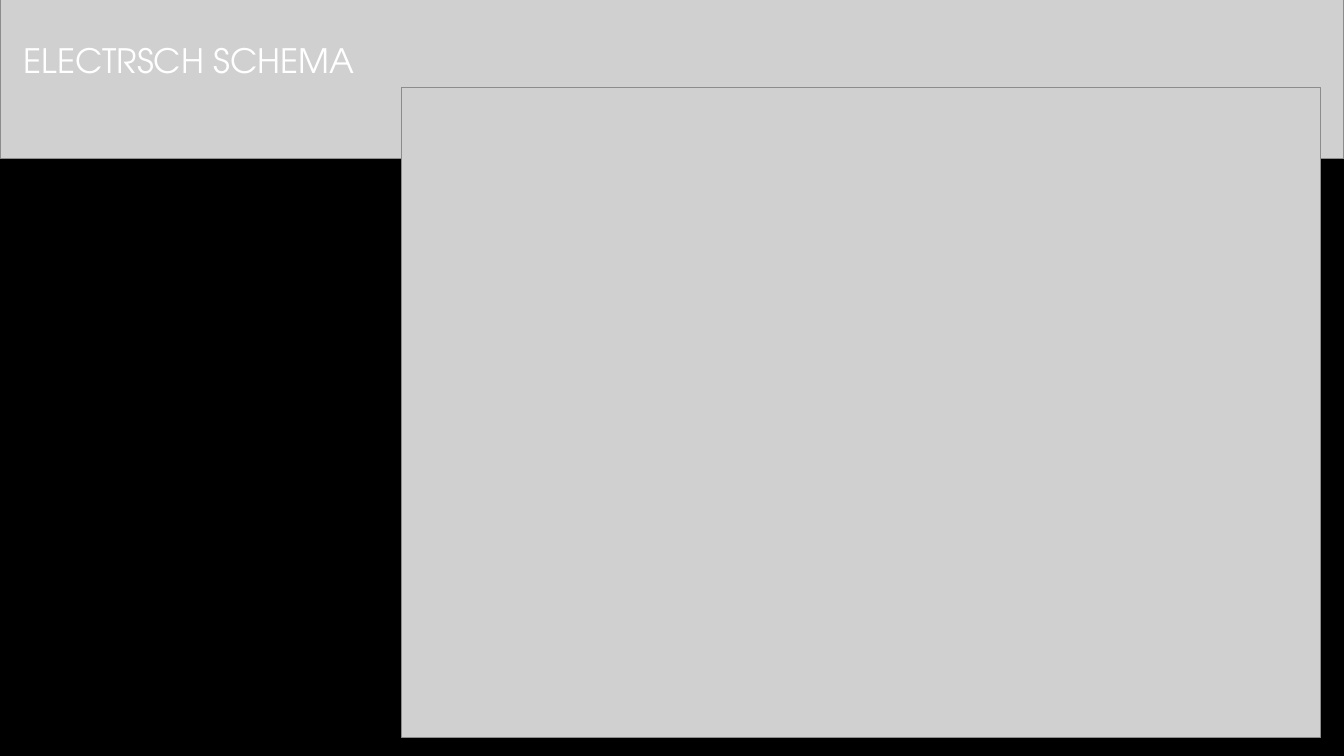
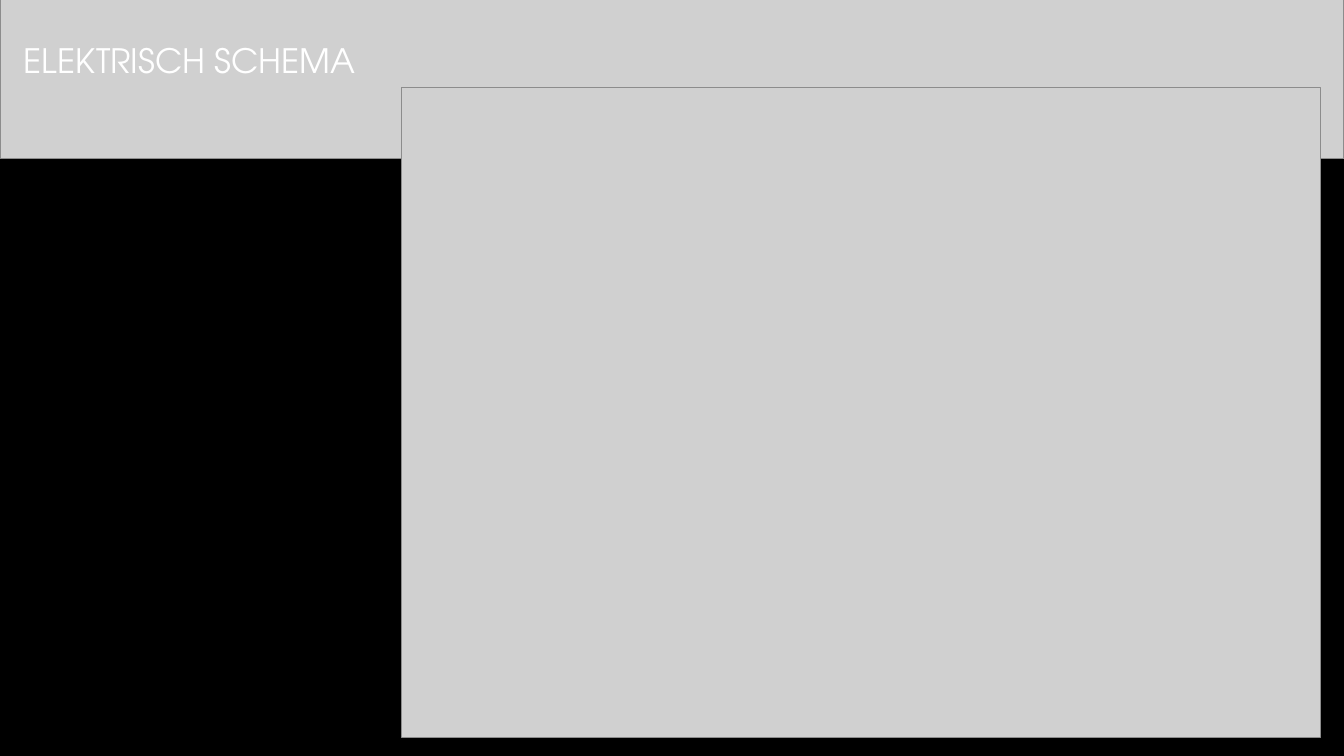
Before and after one commit to TomHeij/Project5-6, a slide deck: slide 7 of Opleverset_Project_5-6/Manage_&_Control/PO meeting 5.pptx. Drawn at 1344x756 pixels with LibreOffice and Linux fonts; fonts in the diff are those of the drawing; grey boxes stand for pictures; background and template pictures are left out. Boxes give left, top, right and bottom in pixels: in the first picture for what was removed or moved away, otherwise in the second. Text is boxed around its words. In the diff, an @@ line names an element or a change of style, - is before the commit and + after.

```diff
--- a/Opleverset_Project_5-6/Manage_&_Control/PO meeting 5.pptx
+++ b/Opleverset_Project_5-6/Manage_&_Control/PO meeting 5.pptx
@@ title at (x1=24, y1=48, x2=356, y2=73): text changed @@
-ELECTRSCH SCHEMA
+ELEKTRISCH SCHEMA
```
Also in this commit, not shown: 6 other slides changed, 1 other file.
